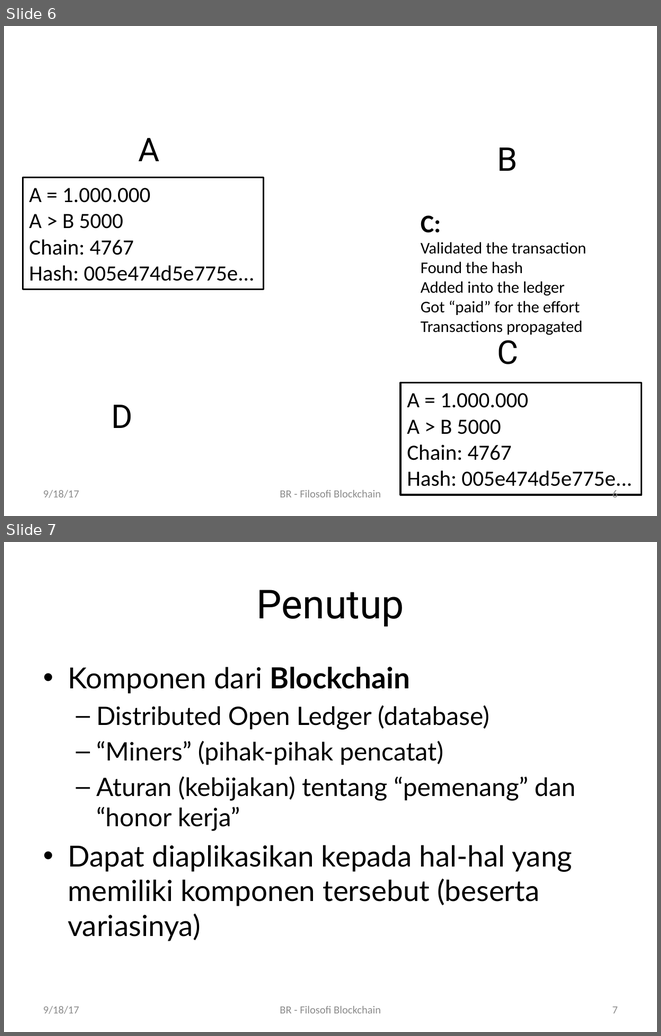
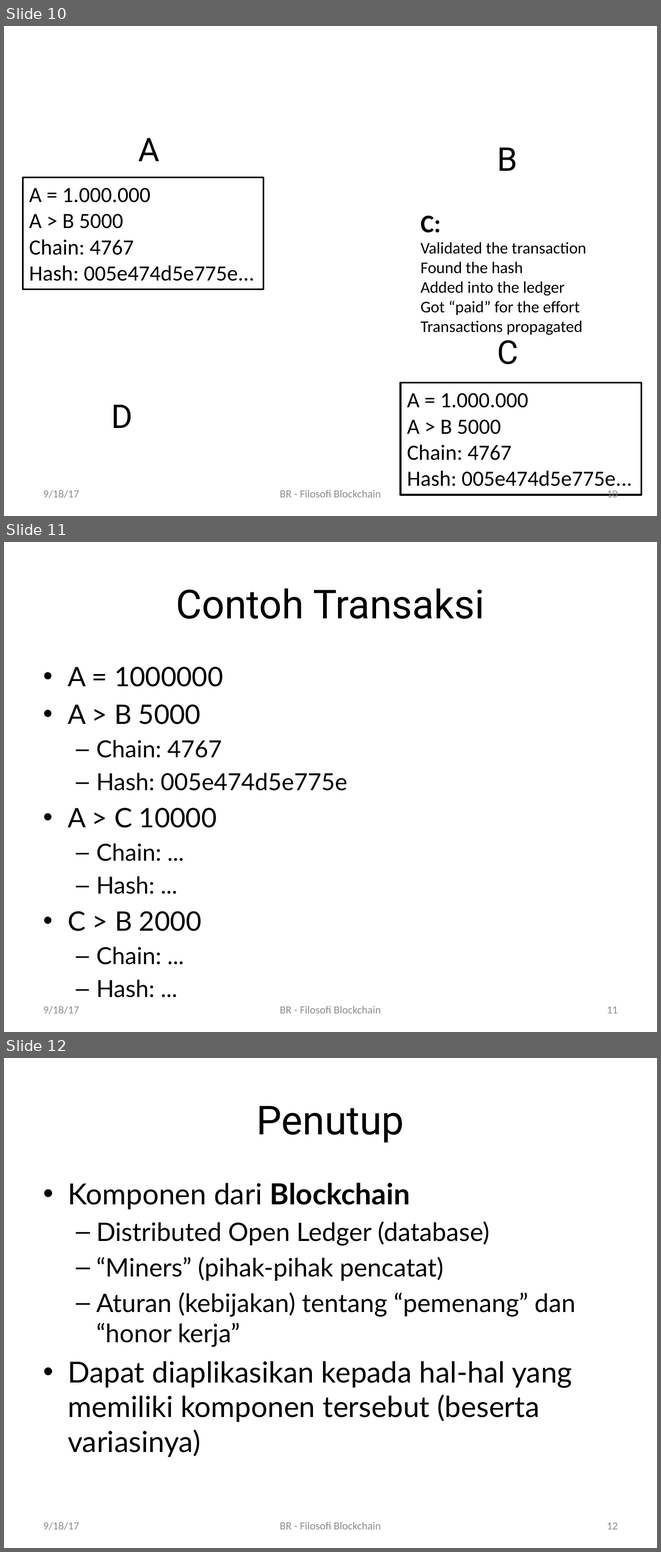
Before and after one commit to rahard/blockchain, a slide deck: filosofi blockchain.pptx. Shown one above the other, each under a label of ours: slides 6 and 7 before the commit, slides 10, 11 and 12 after it. The pictures are 661x1036 and 661x1552 pixels, drawn with LibreOffice and Linux fonts; fonts in the diff are those of the drawing. Boxes give left, top, right and bottom in pixels: in the first picture for what was removed or moved away, otherwise in the second. Text is boxed around its words. In the diff, an @@ line names an element or a change of style, - is before the commit and + after.

```diff
--- a/filosofi blockchain.pptx
+++ b/filosofi blockchain.pptx
@@ slide 11 added at (4,542,657,1032), background #FFFFFF @@
@@ title added at (176,588,485,619), 44 pt, text #000000 @@
+Contoh Transaksi
@@ text added at (68,667,347,964), 25.9 pt, text #000000 @@
+• A = 1000000
+• A > B 5000
+  – Chain: 4767
+  – Hash: 005e474d5e775e
+• A > C 10000
+  – Chain: ...
+  – Hash: ...
+• C > B 2000
+  – Chain: ...
+  – Hash: ...
@@ text added at (43,1006,79,1014), 12 pt, text #8C8C8C @@
+9/18/17
@@ text added at (280,1006,381,1013), 12 pt, text #8C8C8C @@
+BR - Filosofi Blockchain
@@ page number added at (607,1006,618,1013), 12 pt, text #8C8C8C @@
+11
@@ what was slide 6 is now slide 10 @@
@@ page number at (607,490,618,497): text changed @@
-6
+10
@@ what was slide 7 is now slide 12 @@
@@ page number at (607,1522,618,1529): text changed @@
-7
+12
```
Also in this commit, not shown: 4 other slides added, 2 other files.
